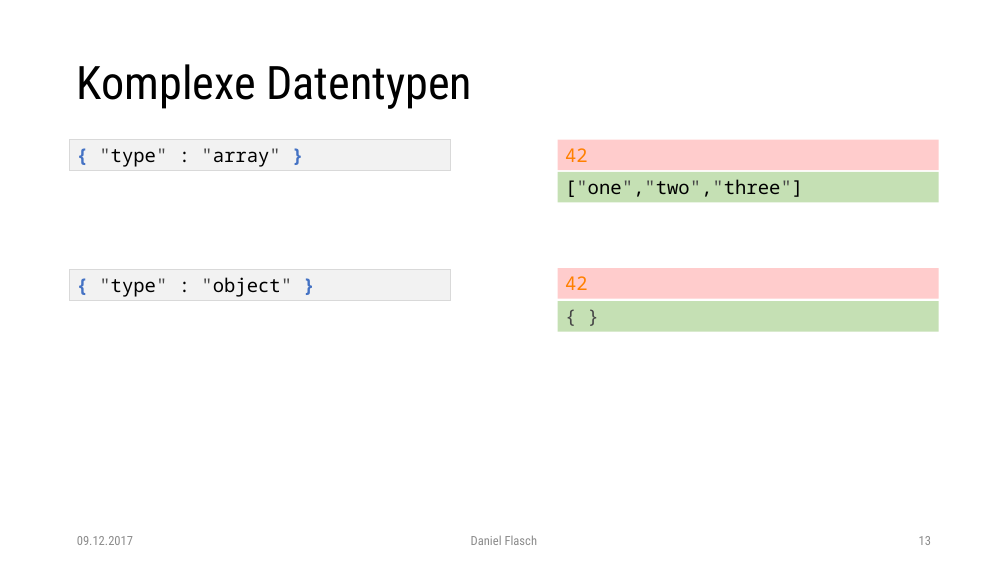
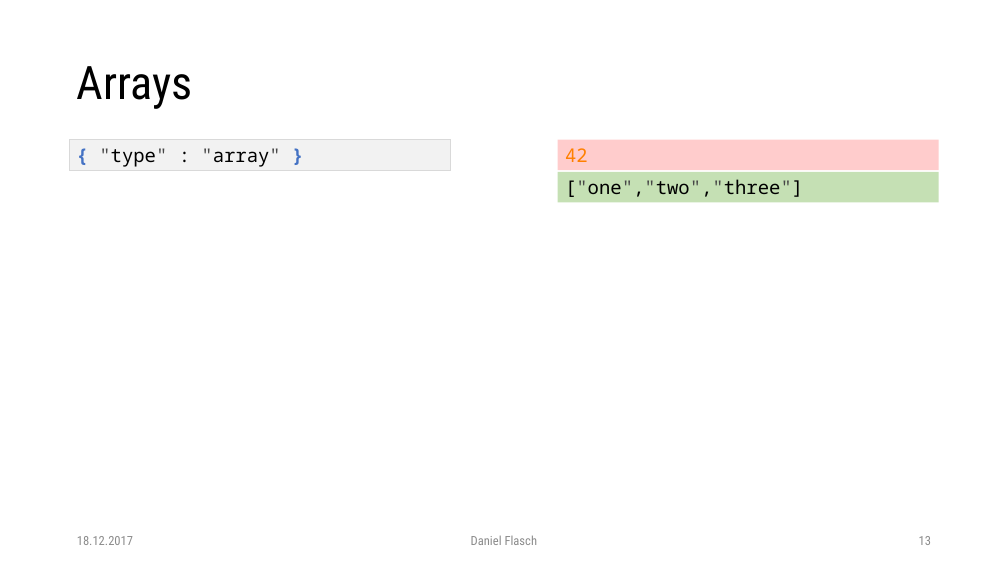
Before and after one commit to dflasch/jsonSchemaEdu, a slide deck: slide 14 of doc/json-schema.pptx. Drawn at 1008x567 pixels with LibreOffice and Linux fonts; fonts in the diff are those of the drawing. Boxes give left, top, right and bottom in pixels: in the first picture for what was removed or moved away, otherwise in the second. Text is boxed around its words. In the diff, an @@ line names an element or a change of style, - is before the commit and + after.

Commit message:
update presentation

```diff
--- a/doc/json-schema.pptx
+++ b/doc/json-schema.pptx
@@ title at [77, 66, 193, 109]: text changed @@
-Komplexe Datentypen
+Arrays
@@ rectangle removed at [558, 268, 939, 299] @@
-42
@@ rectangle removed at [70, 270, 451, 300] @@
-{ "type" : "object" }
@@ rectangle removed at [558, 301, 939, 331] @@
-{ }
@@ text at [77, 536, 133, 545]: text changed @@
-09.12.2017
+18.12.2017
```
Also in this commit, not shown: 20 other slides changed, 1 slide added, 1 other file.
